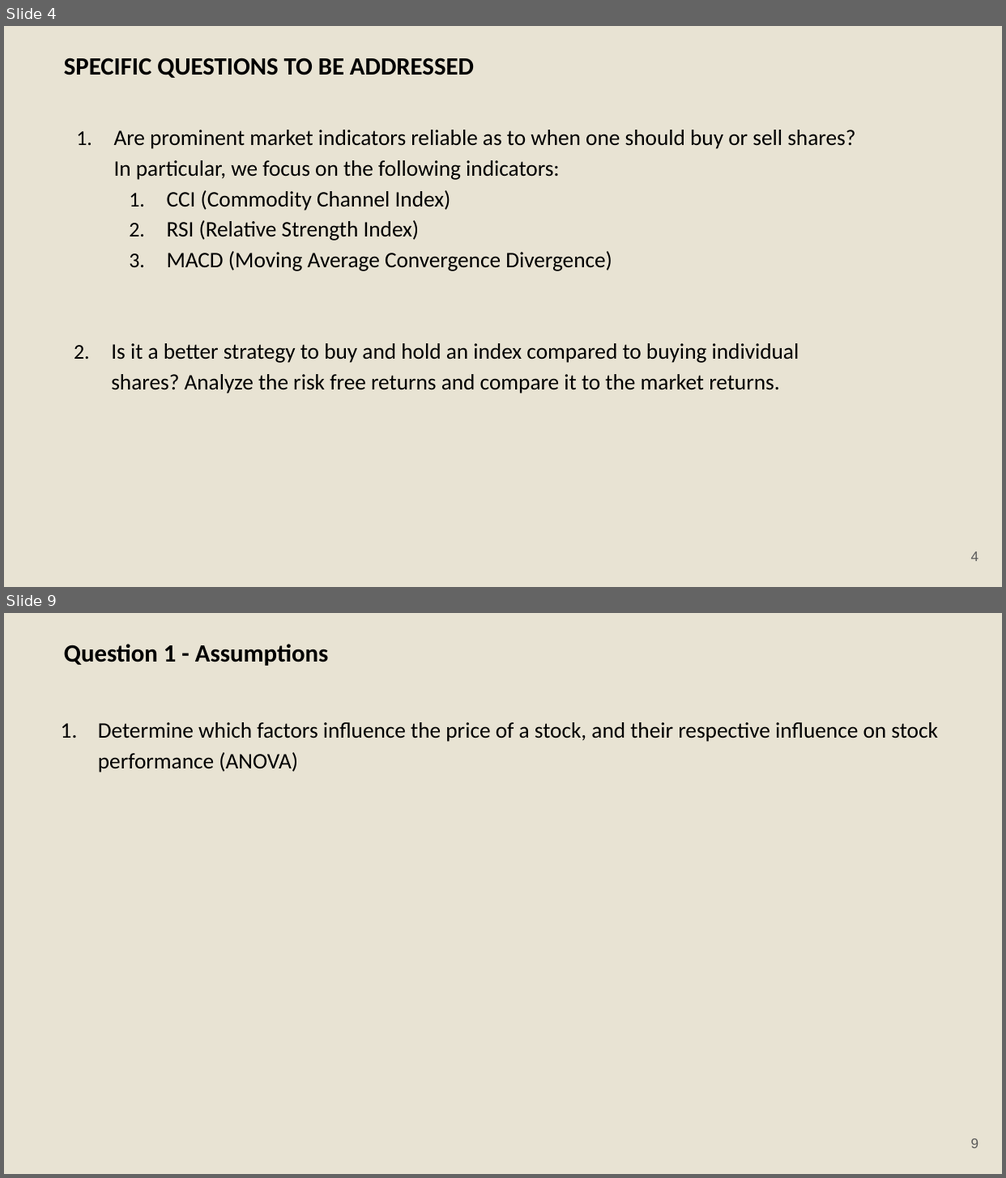
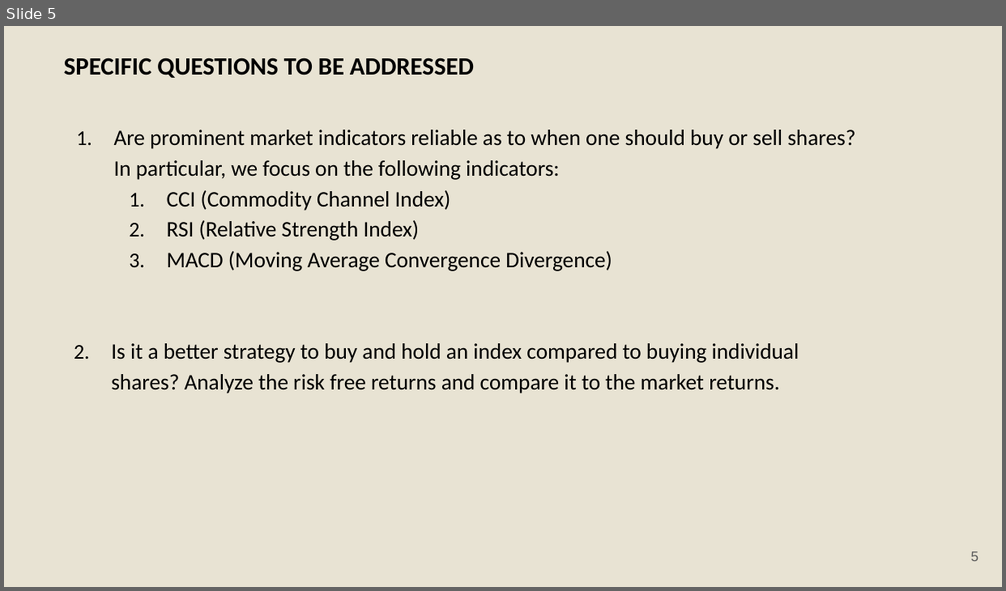
Before and after one commit to svraman1991/Data557Stonks, a slide deck: Group 44 - Data 557 - Final.pptx. Shown one above the other, each under a label of ours: slides 4 and 9 before the commit, slide 5 after it; the slides between them are not shown. The pictures are 1006x1178 and 1006x591 pixels, drawn with LibreOffice and Linux fonts; fonts in the diff are those of the drawing. Boxes give left, top, right and bottom in pixels: in the first picture for what was removed or moved away, otherwise in the second. Text is boxed around its words. In the diff, an @@ line names an element or a change of style, - is before the commit and + after.

```diff
--- a/Group 44 - Data 557 - Final.pptx
+++ b/Group 44 - Data 557 - Final.pptx
@@ slide 9 removed at (4,613,1002,1174), background #E8E3D3 @@
@@ title removed at (64,644,328,666) @@
-Question 1 - Assumptions
@@ text removed at (98,722,938,773) @@
-1. Determine which factors influence the price of a stock, and their respective influence on stock performance (ANOVA)
@@ page number removed at (971,1139,979,1148) @@
-9
@@ what was slide 4 is now slide 5 @@
@@ page number at (971,552,979,561): text changed @@
-4
+5
```
Also in this commit, not shown: 5 slides added.
